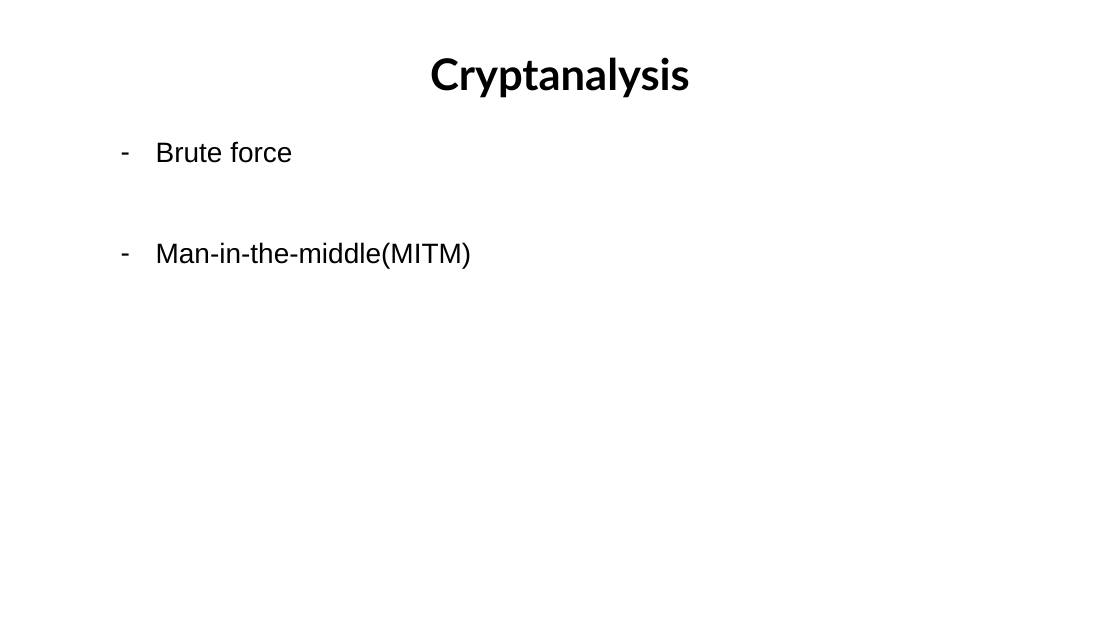
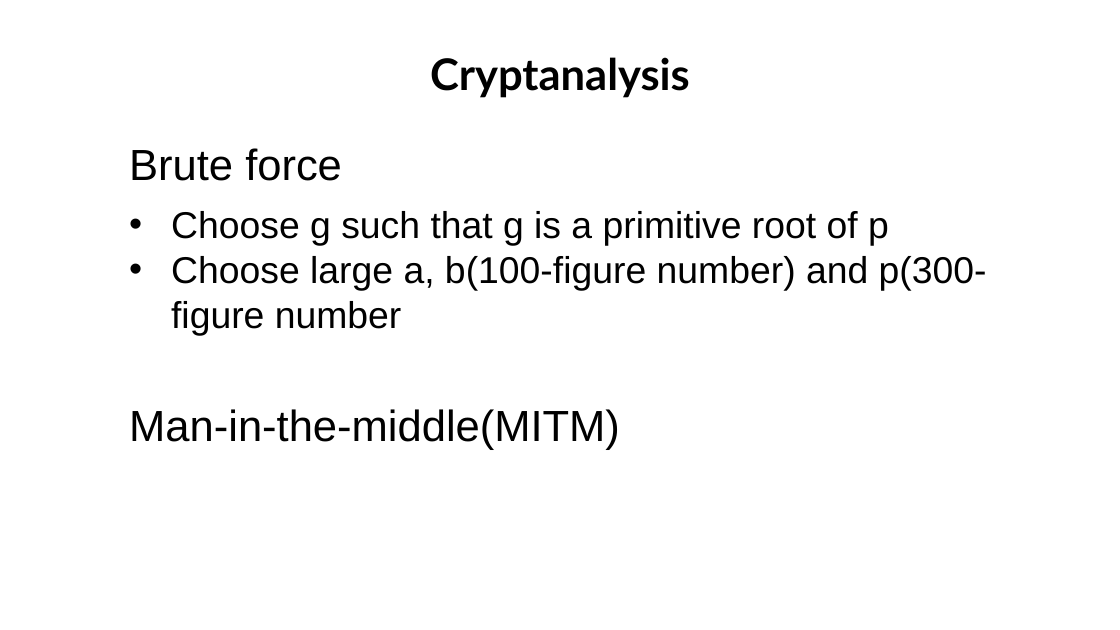
Before and after one commit to trid2912/diffie_hellman, a slide deck: slide 7 of Cryptography Slides.pptx. Drawn at 1120x630 pixels with LibreOffice and Linux fonts; fonts in the diff are those of the drawing. Boxes give left, top, right and bottom in pixels: in the first picture for what was removed or moved away, otherwise in the second. Text is boxed around its words. In the diff, an @@ line names an element or a change of style, - is before the commit and + after.

Commit message:
slide

```diff
--- a/Cryptography Slides.pptx
+++ b/Cryptography Slides.pptx
@@ text "Brute force": place and size @@
-text "Brute force" at (156,141,472,268)
+text "Brute force" at (129,148,620,450)
@@ text "Brute force" at (129,148,620,450): size 18 to 28 pt; bullet - to none @@
@@ text added at (171,211,987,336), 24 pt, text #000000 @@
+• Choose g such that g is a primitive root of p
+• Choose large a, b(100-figure number) and p(300-figure number
```
